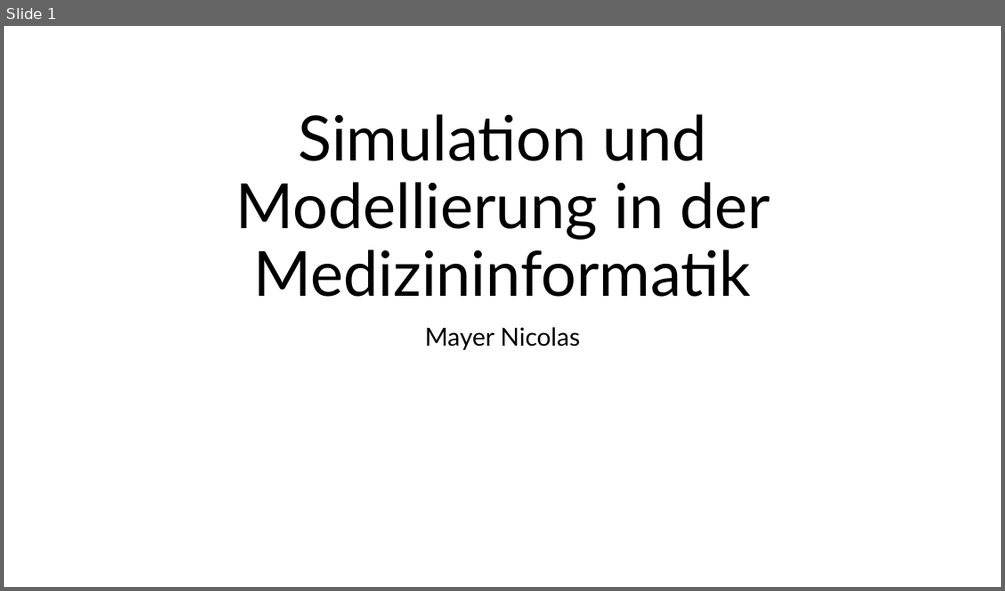
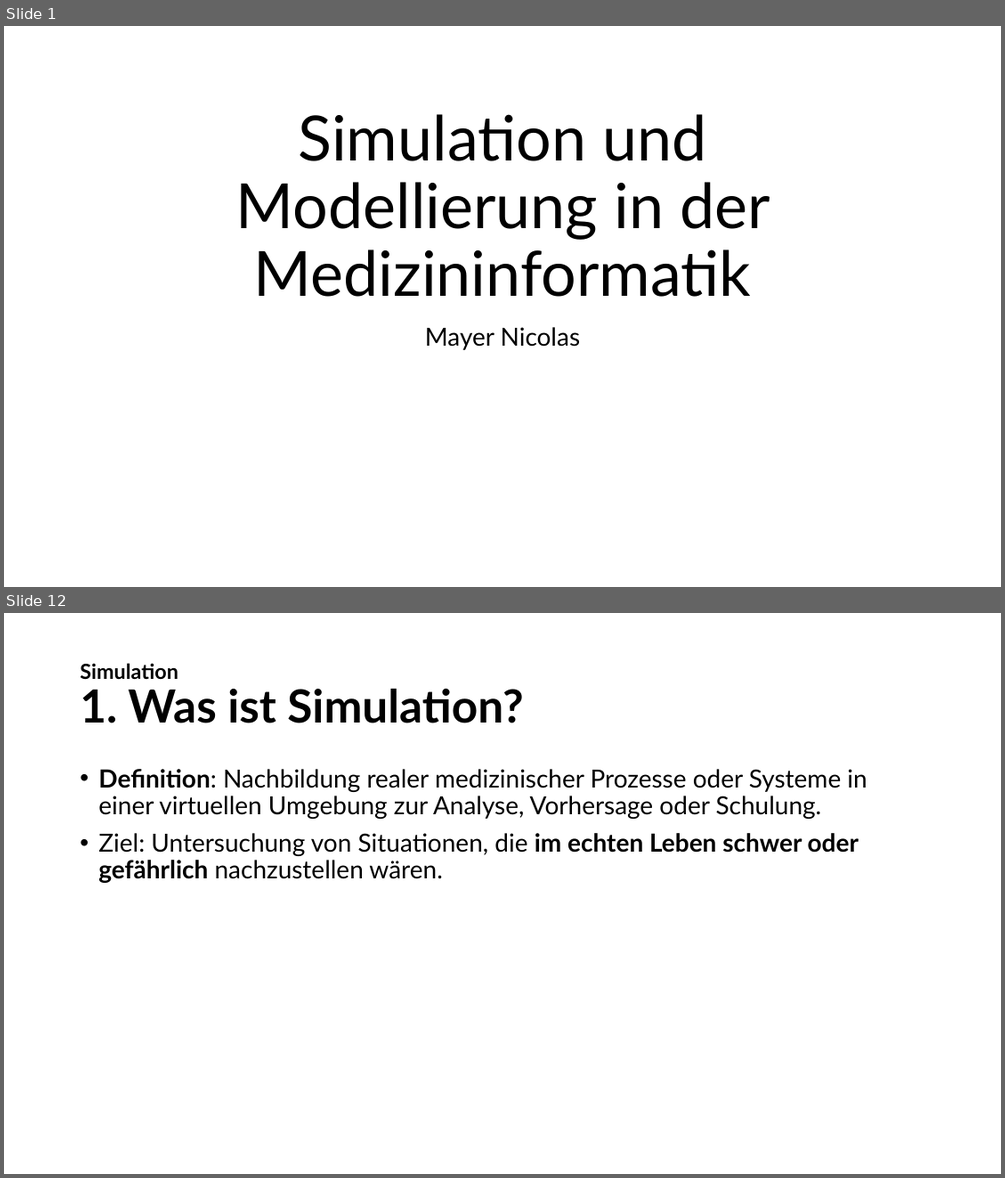
Before and after one commit to w0fl/w0fl, a slide deck: Simulation und Modellierung in der Medizininformatik.pptx. Shown one above the other, each under a label of ours: slide 1 before the commit, slides 1 and 12 after it; the slides between them are not shown. The pictures are 1005x591 and 1005x1178 pixels, drawn with LibreOffice and Linux fonts; fonts in the diff are those of the drawing. Boxes give left, top, right and bottom in pixels: in the first picture for what was removed or moved away, otherwise in the second. Text is boxed around its words. In the diff, an @@ line names an element or a change of style, - is before the commit and + after.

```diff
--- a/Simulation und Modellierung in der Medizininformatik.pptx
+++ b/Simulation und Modellierung in der Medizininformatik.pptx
@@ slide 12 added at [4, 613, 1001, 1174], background #FFFFFF @@
@@ title added at [80, 663, 523, 723], 44 pt, text #000000, bold @@
+Simulation
+1. Was ist Simulation?
@@ text added at [98, 769, 866, 883], 24 pt, text #000000 @@
+• Definition: Nachbildung realer medizinischer Prozesse oder Systeme in einer virtuellen Umgebung zur Analyse, Vorhersage oder Schulung.
+• Ziel: Untersuchung von Situationen, die im echten Leben schwer oder gefährlich nachzustellen wären.
```
Also in this commit, not shown: 5 slides changed, 12 other slides added, 4 slides removed.
